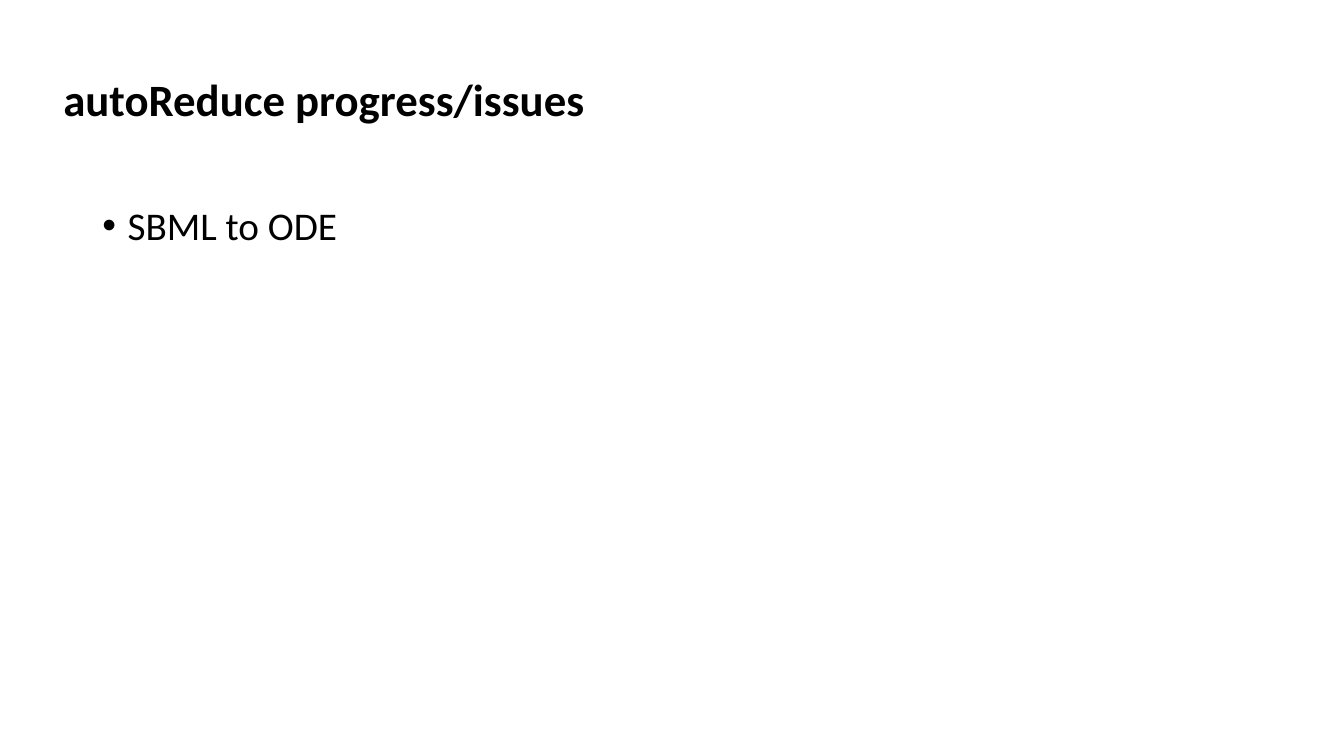
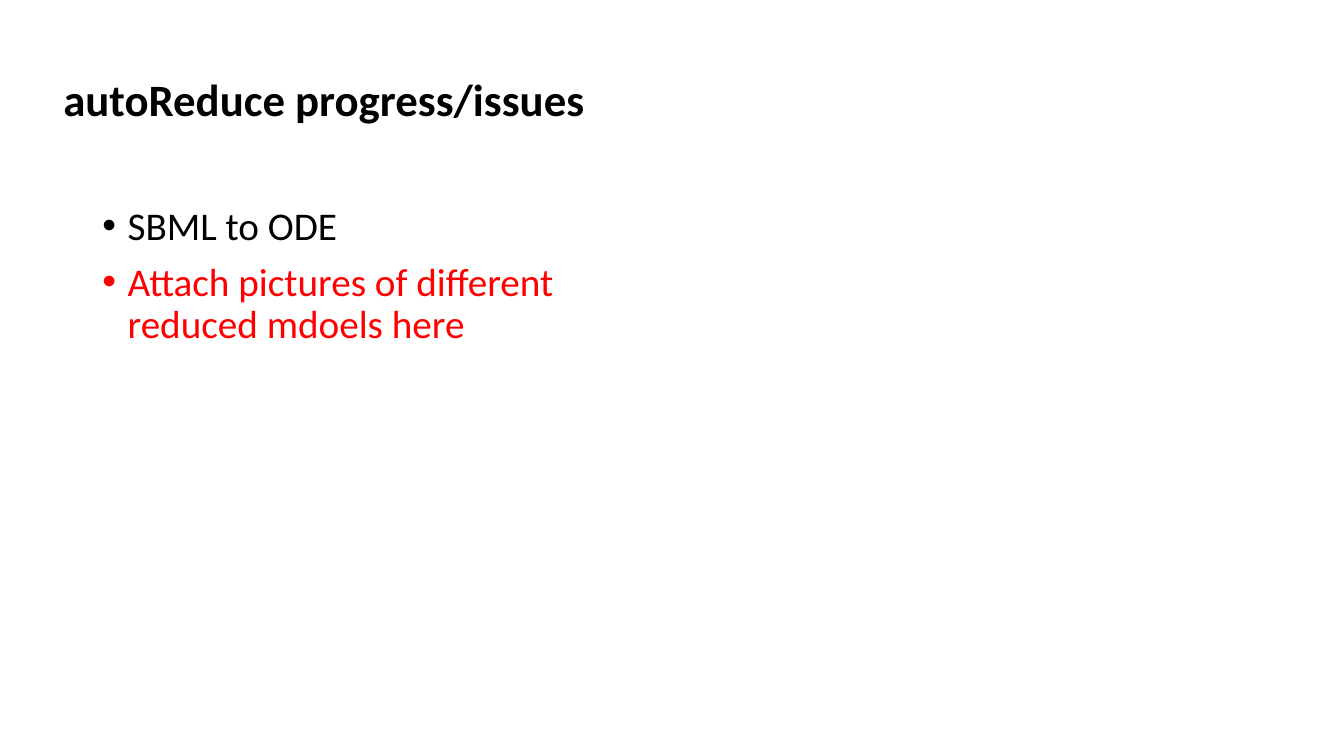
Before and after one commit to AnkitaRoychoudhury/ug_murray, a slide deck: slide 7 of miscellaneous/presentations/20200715_syncell_mtg.pptx. Drawn at 1344x756 pixels with LibreOffice and Linux fonts; fonts in the diff are those of the drawing. Boxes give left, top, right and bottom in pixels: in the first picture for what was removed or moved away, otherwise in the second. Text is boxed around its words. In the diff, an @@ line names an element or a change of style, - is before the commit and + after.

```diff
--- a/miscellaneous/presentations/20200715_syncell_mtg.pptx
+++ b/miscellaneous/presentations/20200715_syncell_mtg.pptx
@@ text at box(128, 268, 553, 339): paragraph added @@
+• Attach pictures of different reduced mdoels here
```
Also in this commit, not shown: 4 other slides changed, 1 other file.
